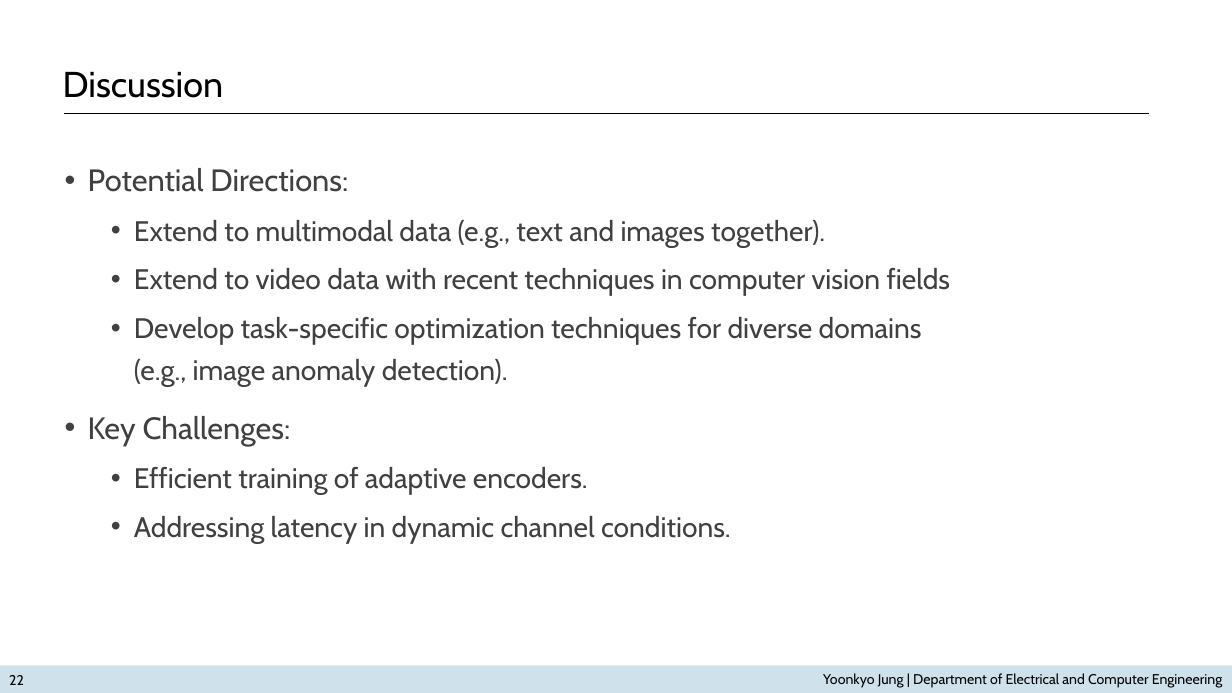
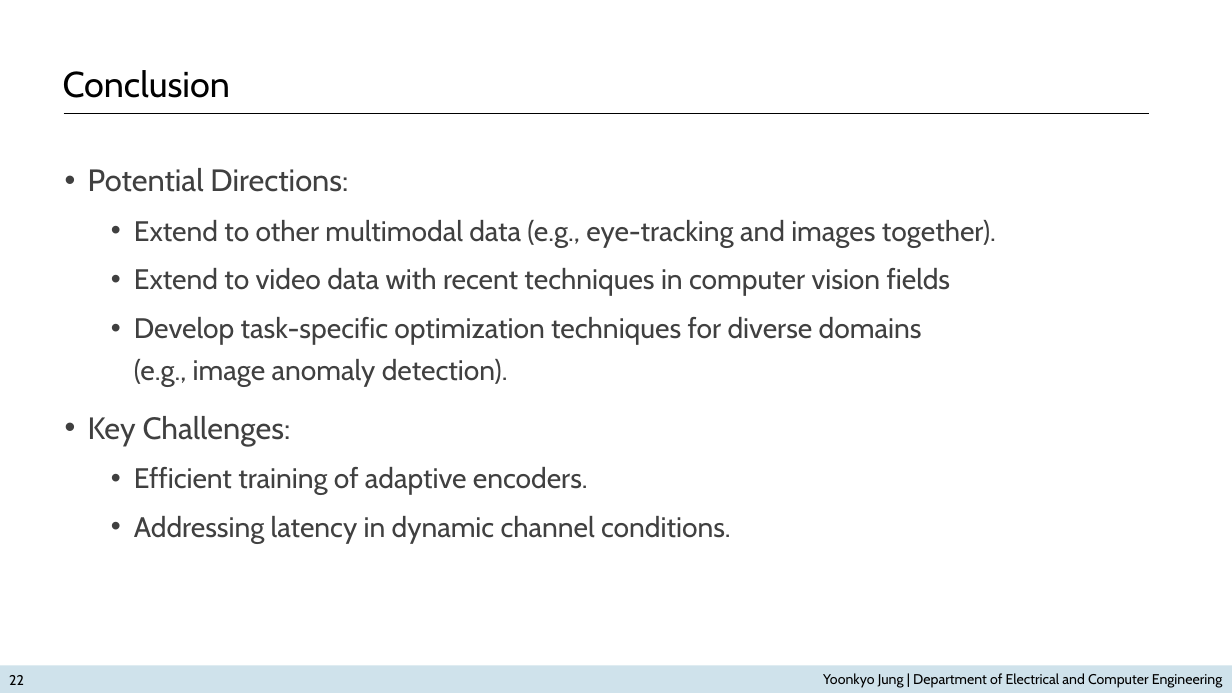
Before and after one commit to ByeokjinLee/ByeokjinLee.github.io, a slide deck: slide 22 of slides_ykjung.pptx. Drawn at 1232x693 pixels with LibreOffice and Linux fonts; fonts in the diff are those of the drawing. Boxes give left, top, right and bottom in pixels: in the first picture for what was removed or moved away, otherwise in the second. Text is boxed around its words. In the diff, an @@ line names an element or a change of style, - is before the commit and + after.

```diff
--- a/slides_ykjung.pptx
+++ b/slides_ykjung.pptx
@@ text at (63,70,230,98): text changed @@
-Discussion
+Conclusion
@@ text at (134,220,996,247): text changed @@
-  • Extend to multimodal data (e.g., text and images together).
+  • Extend to other multimodal data (e.g., eye-tracking and images together).
```
Also in this commit, not shown: 5 other slides changed, 1 slide added, 2 slides removed, 1 other file.
